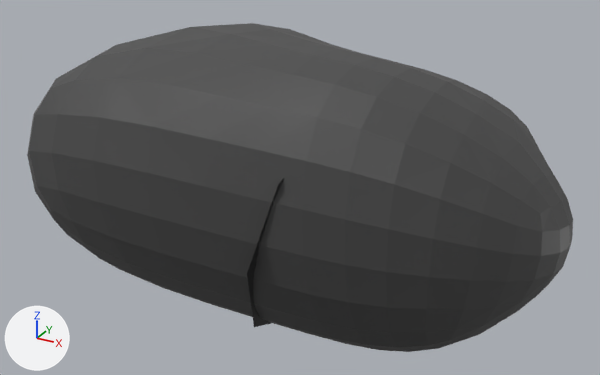
The OBJ model static/zombiegame4/gltf/rock2.obj, before and after one commit.
Camera for both pictures: a 50 mm lens placed at (3.11, -4.15, 3.07), pointed at (0.83, 0.0, 0.99). The axes (+X, +Y, +Z) are drawn at lower left. The lights are the same throughout. Where no turn or scale is listed for an object, it has been applied to the vertices.
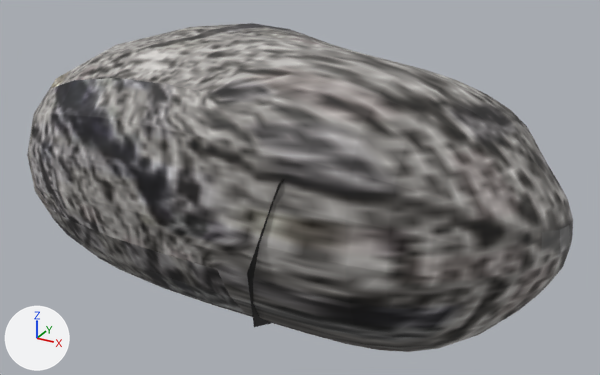
Pixel boxes (x1, y1, x2, y2) of what changed, in the pictures (600 x 375 px):
'Cube', surface changed: (27, 23, 573, 352) in both

Diff of the bpy script that builds the scene:
```diff
--- a/static/zombiegame4/gltf/rock2.obj.py
+++ b/static/zombiegame4/gltf/rock2.obj.py
@@ img_grass_png @@
+img_grass_png = load_image('grass.png', 'grass.png', 2048, 2048, 'sRGB')
@@ mat_material @@
 mat_material = principled_material('Material')
-mat_material.base_color = (0.0653, 0.0653, 0.0653)  # dark grey #484848
+mat_material.texture = img_grass_png
@@ me_cube @@
 me_cube.from_pydata(...)  # 354 vertices, 704 faces; spans x -0.87..2.48, y -0.96..0.96, z 0.04..1.96
 # used by ob_cube; location = (0.0, 0.0, 0.0)
+# me_cube part 1: texture (UV) coordinates of 704 of 704 faces, centred in x -0.84..2.46, y -0.95..0.95, z 0.05..1.95, changed; they spanned u 0.12..0.88, v 0.0..1.0 and now span u 0.5..0.76, v 0.0..0.25
 me_cube.materials.append(mat_material)
```
